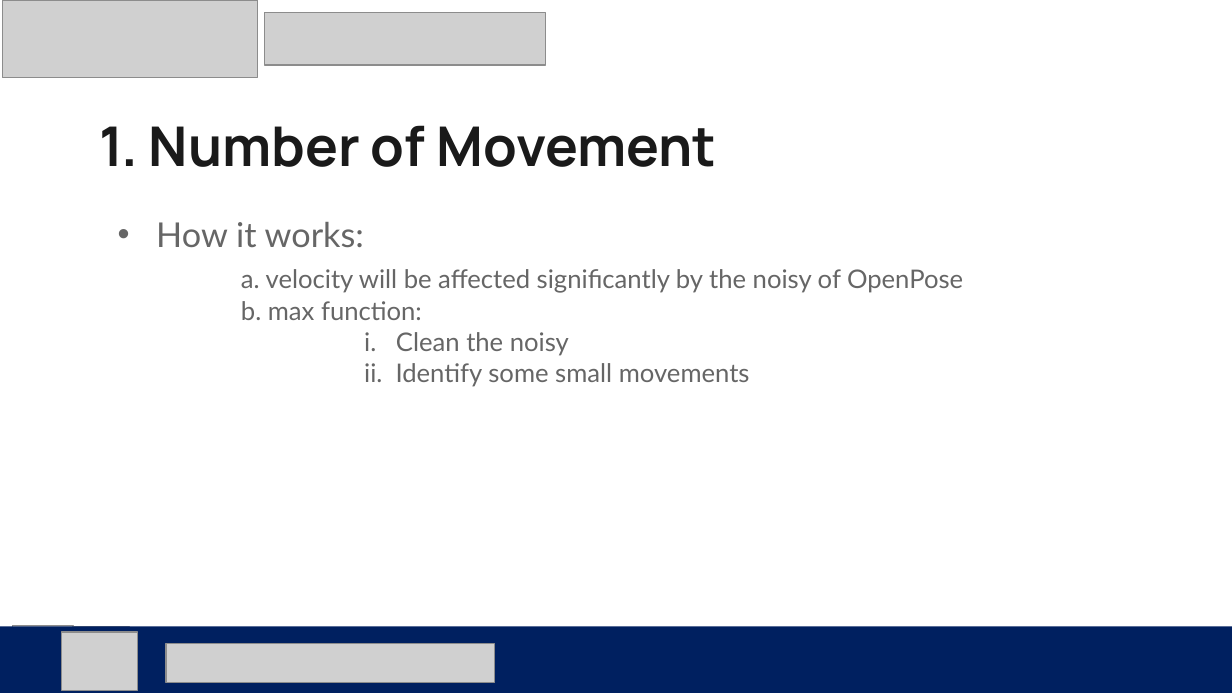
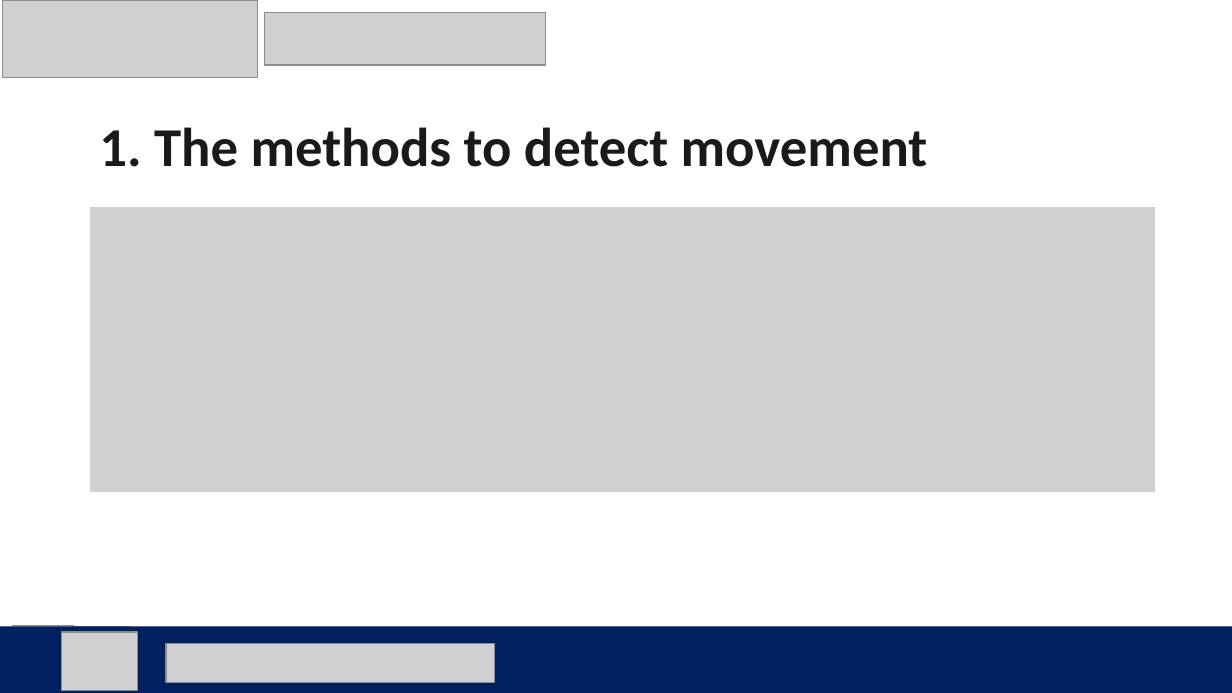
Before and after one commit to buyanyun/video-analysis-testing, a slide deck: slide 3 of step3_analysis.pptx (slide 6 before the commit). Drawn at 1232x693 pixels with LibreOffice and Linux fonts; fonts in the diff are those of the drawing; grey boxes stand for pictures. Boxes give left, top, right and bottom in pixels: in the first picture for what was removed or moved away, otherwise in the second. Text is boxed around its words. In the diff, an @@ line names an element or a change of style, - is before the commit and + after.

Commit message:
update ppt and figure

```diff
--- a/step3_analysis.pptx
+++ b/step3_analysis.pptx
@@ text at (99,127,928,167): text changed; font Manrope to Calibri @@
-1. Number of Movement
+1. The methods to detect movement
@@ picture added at (90,207,1154,492) @@
@@ text removed at (156,222,963,387) @@
-• How it works:
-a. velocity will be affected significantly by the noisy of OpenPose
-b. max function:
-  i. Clean the noisy
-  ii. Identify some small movements
```
Also in this commit, not shown: 5 other slides changed, 8 slides added, 14 slides removed, 2 other files.
